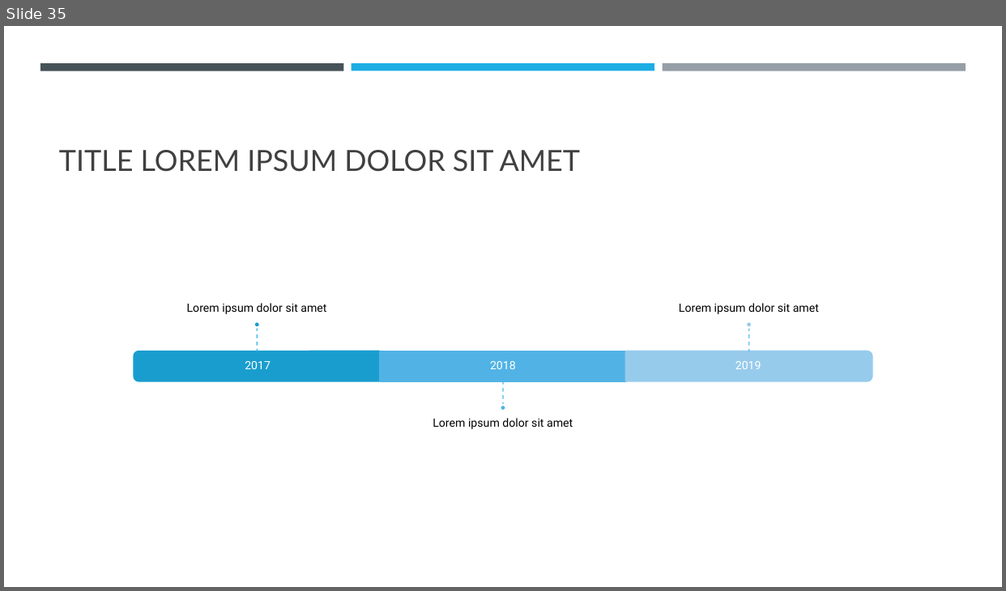
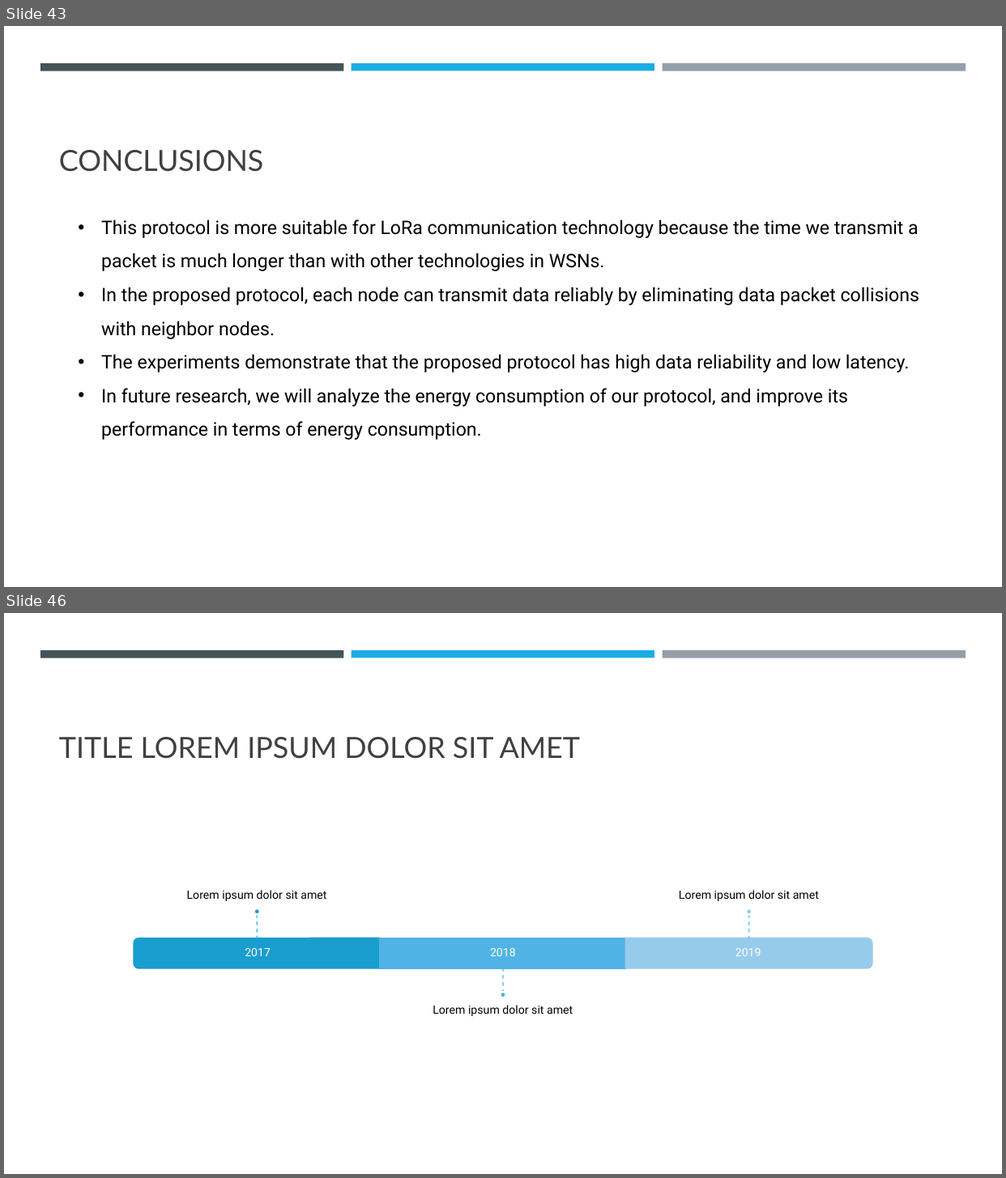
Before and after one commit to Wanarut/Review_literature, a slide deck: Multi-Hop LoRa Network Protocol with Minimized Latency.pptx. Shown one above the other, each under a label of ours: slide 35 before the commit, slides 43 and 46 after it; the slides between them are not shown. The pictures are 1006x591 and 1006x1178 pixels, drawn with LibreOffice and Linux fonts; fonts in the diff are those of the drawing. Boxes give left, top, right and bottom in pixels: in the first picture for what was removed or moved away, otherwise in the second. Text is boxed around its words. In the diff, an @@ line names an element or a change of style, - is before the commit and + after.

```diff
--- a/Multi-Hop LoRa Network Protocol with Minimized Latency.pptx
+++ b/Multi-Hop LoRa Network Protocol with Minimized Latency.pptx
@@ slide 43 added at <box>4,26,1002,587</box>, background #FFFFFF; not listed: 3 template elements that a slide beside it also shows @@
@@ title added at <box>59,150,264,172</box>, 28 pt, text #404040 @@
+CONCLUSIONS
@@ text added at <box>101,220,919,440</box>, 18 pt, text #000000 @@
+• This protocol is more suitable for LoRa communication technology because the time we transmit a packet is much longer than with other technologies in WSNs.
+• In the proposed protocol, each node can transmit data reliably by eliminating data packet collisions with neighbor nodes.
+• The experiments demonstrate that the proposed protocol has high data reliability and low latency.
+• In future research, we will analyze the energy consumption of our protocol, and improve its performance in terms of energy consumption.
@@ what was slide 35 is now slide 46 @@
```
Also in this commit, not shown: 7 slides changed, 11 other slides added, 1 slide removed, 1 other file.
